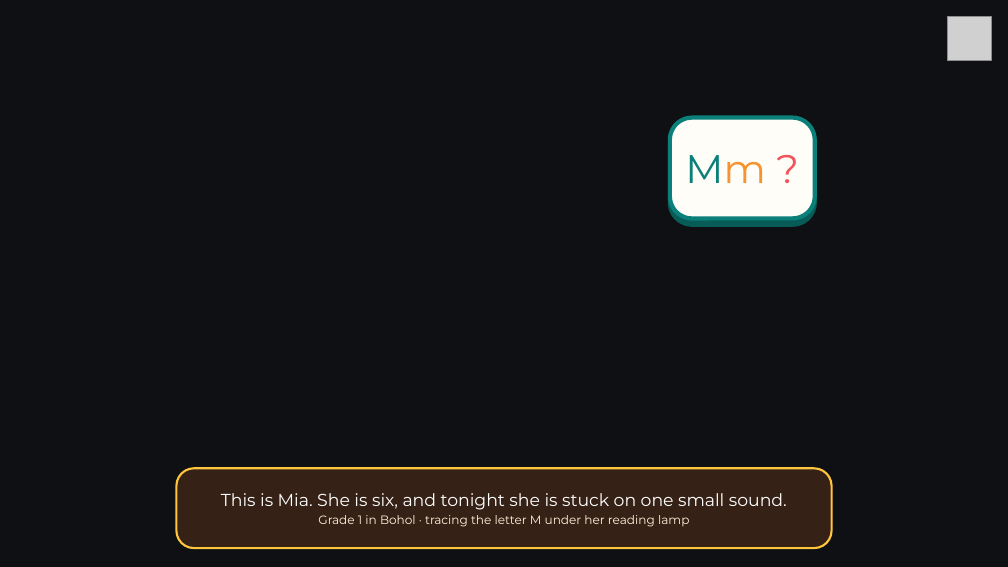
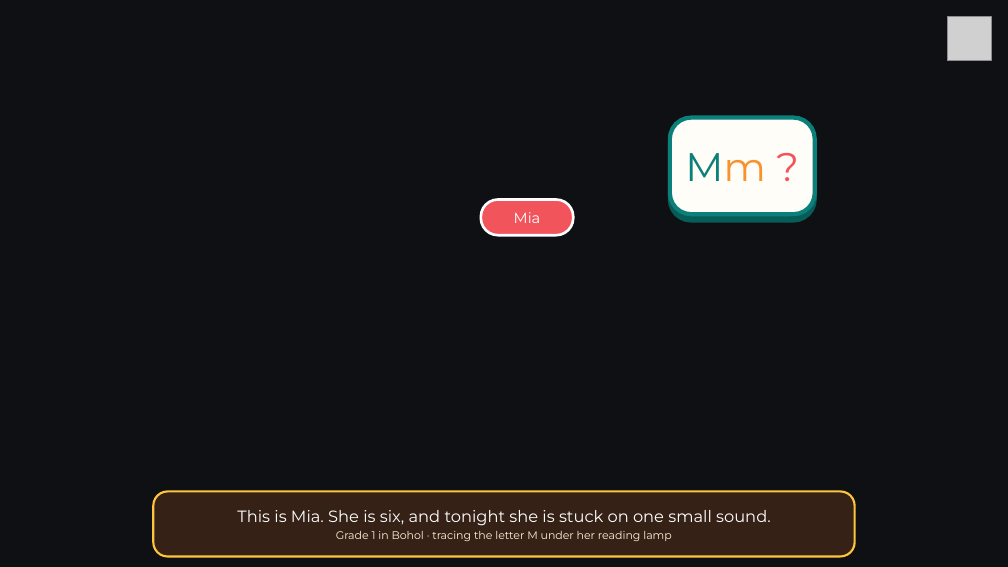
Before and after one commit to zendrix-hub/playIt, a slide deck: slide 1 of docs/tekcon-2026/04_PitchPerfect_2026/G56_PlayIT_PitchPerfect_2026_Deck.pptx. Drawn at 1008x567 pixels with LibreOffice and Linux fonts; fonts in the diff are those of the drawing; grey boxes stand for pictures; background and template pictures are left out. Boxes give left, top, right and bottom in pixels: in the first picture for what was removed or moved away, otherwise in the second. Text is boxed around its words. In the diff, an @@ line names an element or a change of style, - is before the commit and + after.

```diff
--- a/docs/tekcon-2026/04_PitchPerfect_2026/G56_PlayIT_PitchPerfect_2026_Deck.pptx
+++ b/docs/tekcon-2026/04_PitchPerfect_2026/G56_PlayIT_PitchPerfect_2026_Deck.pptx
@@ rounded rectangle "Mm ?": place and size @@
-rounded rectangle "Mm ?" at box(670, 118, 815, 219)
+rounded rectangle "Mm ?" at box(670, 118, 815, 215)
@@ rounded rectangle added at box(481, 200, 573, 235), fill #F2545B, outline #FFFFFF 2.5 pt, 14 pt, text #FFFFFF @@
+Mia
@@ rounded rectangle "This is Mia. She is ...": place and size @@
-rounded rectangle "This is Mia. She is ..." at box(176, 468, 832, 548)
+rounded rectangle "This is Mia. She is ..." at box(154, 492, 855, 557)
@@ rounded rectangle "This is Mia. She is ..." at box(154, 492, 855, 557): size 16.5 to 15.5 pt in "This is Mia. She is six, and ..."; size 11.5 to 10.5 pt in "Grade 1 in Bohol · tracing the ..." @@
```
Also in this commit, not shown: 3 other slides changed, 13 other files.
